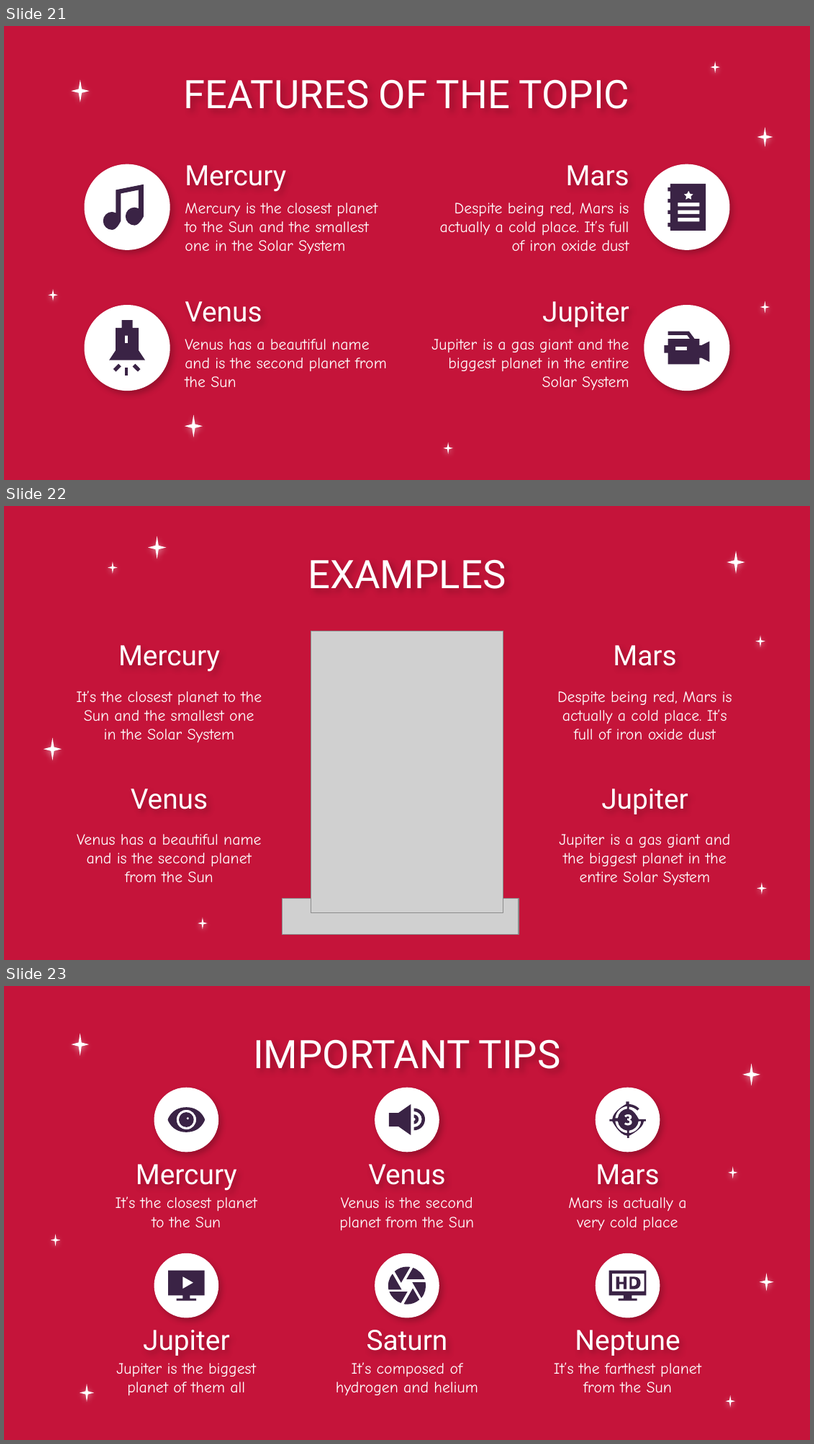
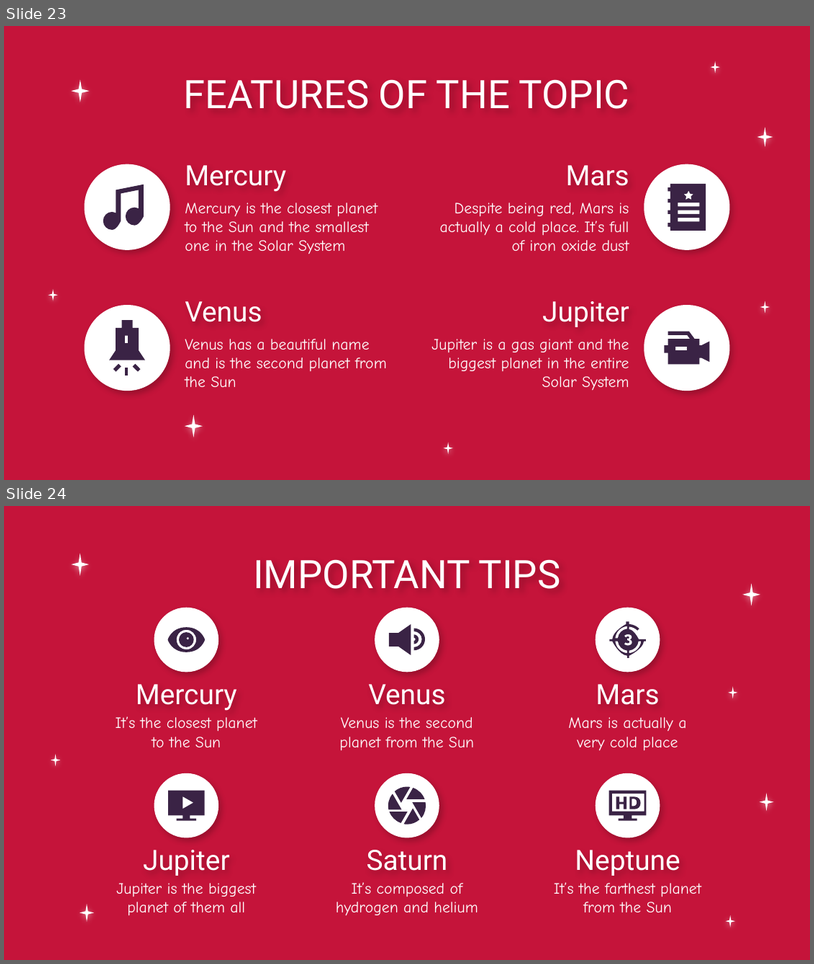
Before and after one commit to MiraPhilip12/Graduation_Project_ESLSCA, a slide deck: Milestone 4/Graduation_Project_Milestone4.pptx. Shown one above the other, each under a label of ours: slides 21, 22 and 23 before the commit, slides 23 and 24 after it. The pictures are 814x1444 and 814x964 pixels, drawn with LibreOffice and Linux fonts; fonts in the diff are those of the drawing; grey boxes stand for pictures; background and template pictures are left out. Boxes give left, top, right and bottom in pixels: in the first picture for what was removed or moved away, otherwise in the second. Text is boxed around its words. In the diff, an @@ line names an element or a change of style, - is before the commit and + after.

```diff
--- a/Milestone 4/Graduation_Project_Milestone4.pptx
+++ b/Milestone 4/Graduation_Project_Milestone4.pptx
@@ slide 22 removed at box(4, 506, 810, 960), background picture (left out) @@
@@ title removed at box(308, 559, 506, 589) @@
-EXAMPLES
@@ picture removed at box(311, 631, 503, 912) @@
@@ title removed at box(118, 645, 220, 672) @@
-Mercury
@@ title removed at box(613, 645, 676, 666) @@
-Mars
@@ subtitle removed at box(76, 690, 262, 742) @@
-It’s the closest planet to the Sun and the smallest one in the Solar System
@@ subtitle removed at box(558, 691, 733, 739) @@
-Despite being red, Mars is actually a cold place. It’s full of iron oxide dust
@@ title removed at box(131, 788, 208, 809) @@
-Venus
@@ title removed at box(602, 788, 689, 814) @@
-Jupiter
@@ subtitle removed at box(77, 834, 261, 882) @@
-Venus has a beautiful name and is the second planet from the Sun
@@ subtitle removed at box(559, 834, 730, 885) @@
-Jupiter is a gas giant and the biggest planet in the entire Solar System
@@ picture removed at box(282, 898, 519, 934) @@
@@ group removed at box(44, 536, 767, 929): 7 stars @@
@@ what was slide 21 is now slide 23 @@
@@ what was slide 23 is now slide 24 @@
```
Also in this commit, not shown: 2 slides changed, 2 slides added, 2 other slides removed.
